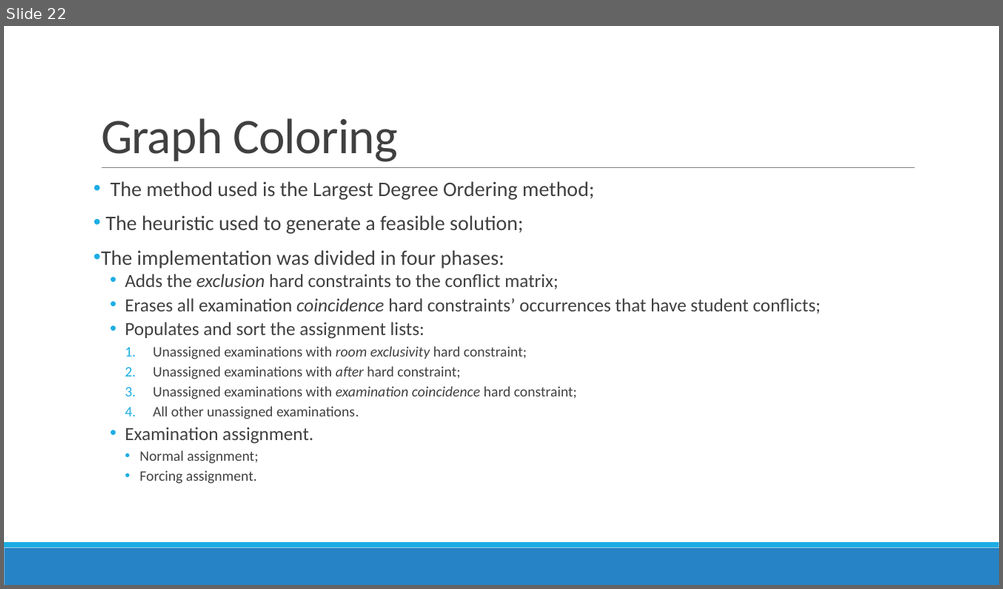
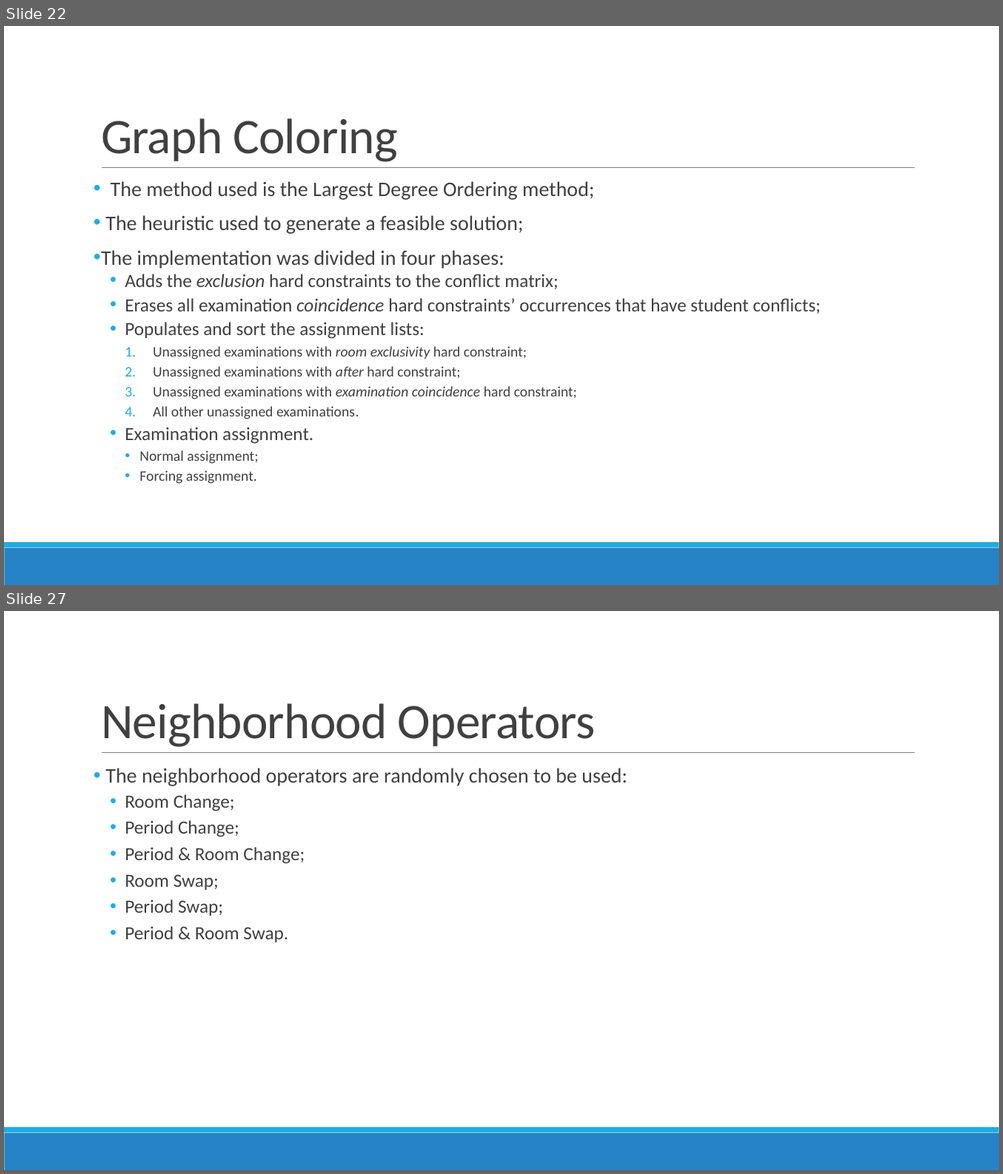
Before and after one commit to devilsdante/isel-examtimetabling-2014-2015, a slide deck: doc/Apresentação Oral/Examination Timetabling Automation using Hybrid Meta-heuristics.pptx. Shown one above the other, each under a label of ours: slide 22 before the commit, slides 22 and 27 after it; the slides between them are not shown. The pictures are 1003x589 and 1003x1174 pixels, drawn with LibreOffice and Linux fonts; fonts in the diff are those of the drawing. Boxes give left, top, right and bottom in pixels: in the first picture for what was removed or moved away, otherwise in the second. Text is boxed around its words. In the diff, an @@ line names an element or a change of style, - is before the commit and + after.

```diff
--- a/doc/Apresentação Oral/Examination Timetabling Automation using Hybrid Meta-heuristics.pptx
+++ b/doc/Apresentação Oral/Examination Timetabling Automation using Hybrid Meta-heuristics.pptx
@@ slide 27 added at (4, 611, 999, 1170), background #FFFFFF; not listed: 3 template elements that a slide beside it also shows @@
@@ title added at (101, 703, 595, 747), 48 pt, text #404040 @@
+Neighborhood Operators
@@ text added at (105, 768, 627, 943), 18 pt, text #404040 @@
+• The neighborhood operators are randomly chosen to be used:
+  • Room Change;
+  • Period Change;
+  • Period & Room Change;
+  • Room Swap;
+  • Period Swap;
+  • Period & Room Swap.
```
Also in this commit, not shown: 5 slides changed, 7 other slides added, 2 other files.
